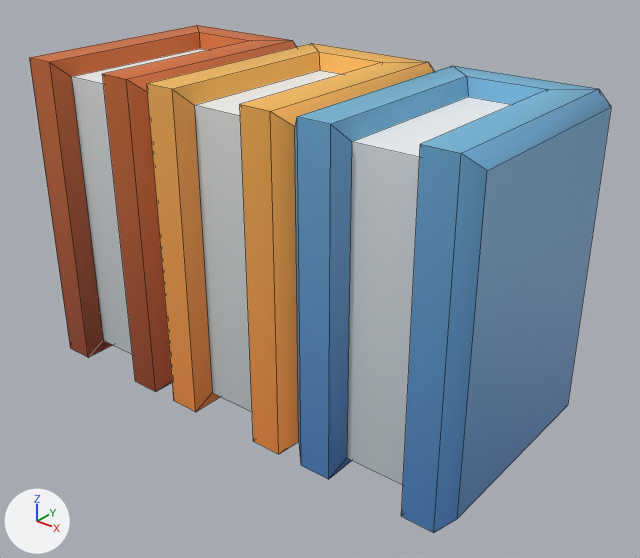
One commit to the FBX model Assets/Models/KayKit Furniture/book_set.fbx: the scene before it, then after it.
Rendered twice from a camera (50 mm lens) standing at (0.802, -0.959, 0.53) and looking at (0.042, -0.009, -0.06). Every picture has the same lights, and +X, +Y and +Z are marked at lower left. Mesh edges are drawn as thin lines. Objects named as collision shapes, trigger or cutter boxes, shadow casters or lower levels of detail are left out. Where no turn or scale is listed for an object, it has been applied to the vertices.

The first picture shows 'book_set'.
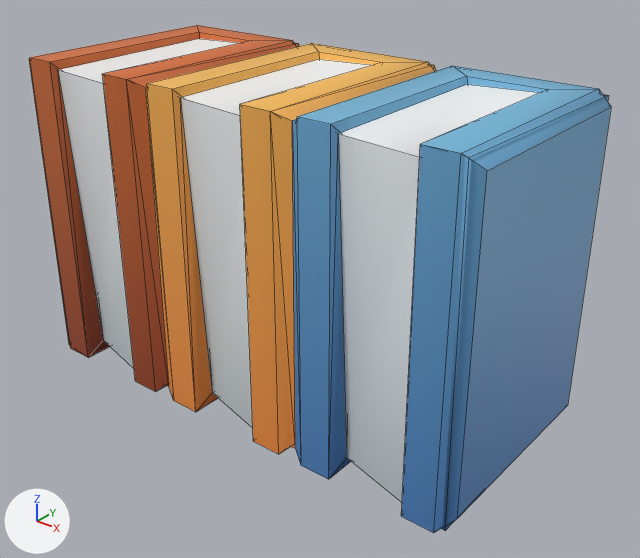
Pixel boxes [x1, y1, x2, y2] of what changed, in the pictures (640 x 558 px):
'book_set_LOD1', added: after [29, 39, 609, 531]

The change, as a list of edits to the scene's bpy script:
```text
Add mat_furniture_texture_036:
    mat_furniture_texture_036 = principled_material('furniture_texture.036')
    mat_furniture_texture_036.texture = img_furniturebits_texture_png  # with its transparency
Add me_cube_001:
    me_cube_001.from_pydata(...)  # 60 vertices, 70 faces; spans x -0.382..0.382, y -0.188..0.171, z -0.25..0.25
    me_cube_001.materials.append(mat_furniture_texture_036)  # picture img_furniturebits_texture_png
Add ob_book_set_lod1:
    ob_book_set_lod1 = bpy.data.objects.new('book_set_LOD1', me_cube_001)
    ob_book_set_lod1.location = (0.0, 0.0, 0.0)
```
